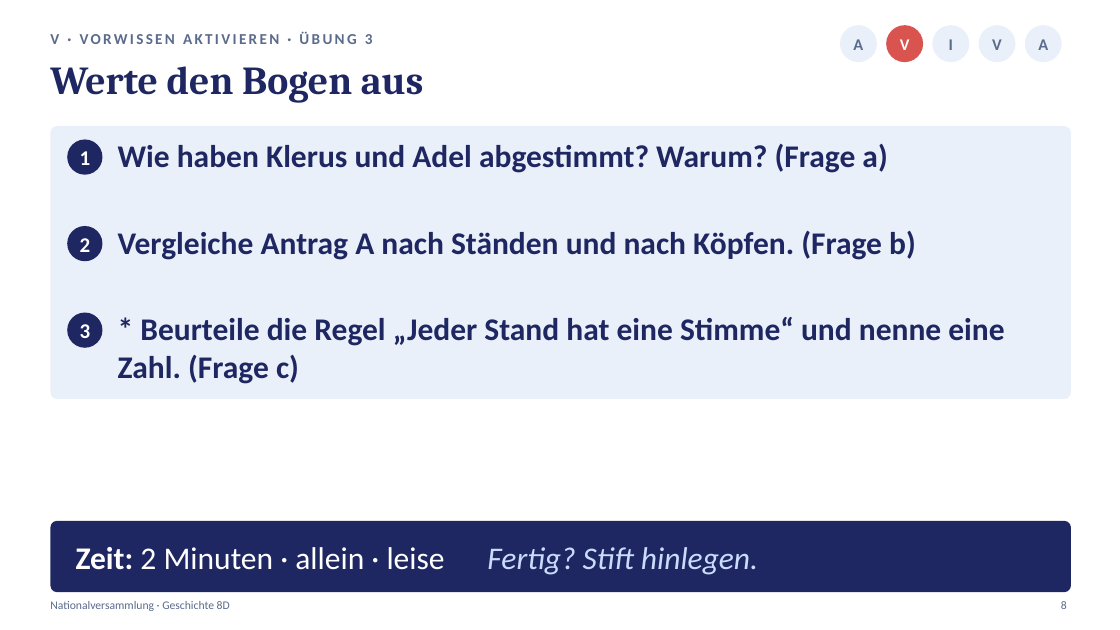
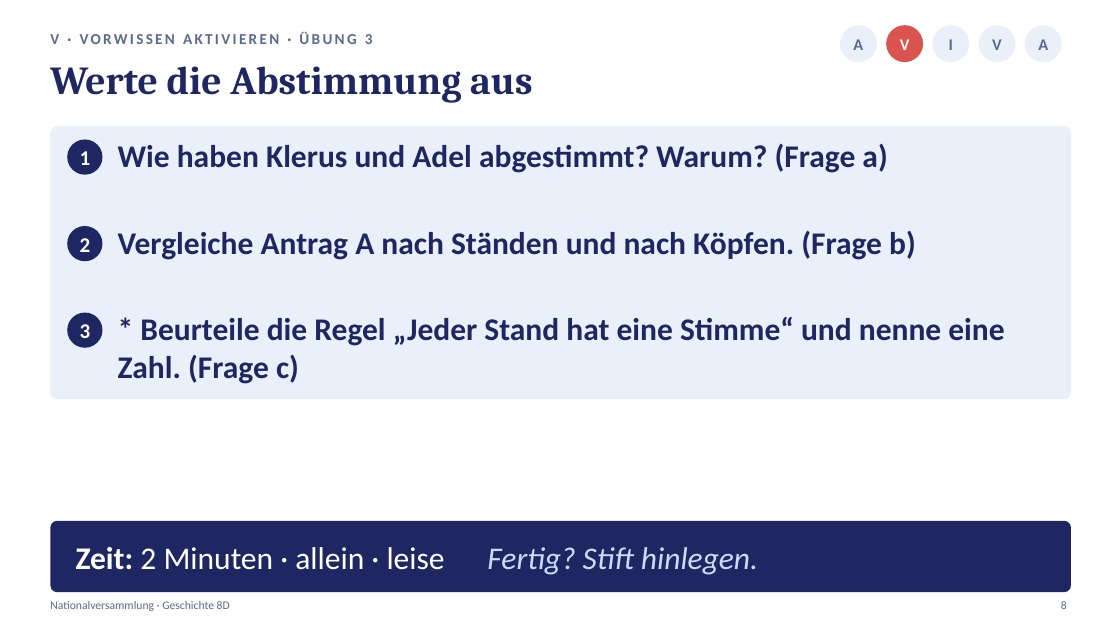
Before and after one commit to golzkonstantin-gif/Schule, a slide deck: slide 8 of Geschichte_8D/Stunde2_Nationalversammlung/Praesentation_Stunde2_Nationalversammlung_8D.pptx. Drawn at 1120x630 pixels with LibreOffice and Linux fonts; fonts in the diff are those of the drawing. Boxes give left, top, right and bottom in pixels: in the first picture for what was removed or moved away, otherwise in the second. Text is boxed around its words. In the diff, an @@ line names an element or a change of style, - is before the commit and + after.

```diff
--- a/Geschichte_8D/Stunde2_Nationalversammlung/Praesentation_Stunde2_Nationalversammlung_8D.pptx
+++ b/Geschichte_8D/Stunde2_Nationalversammlung/Praesentation_Stunde2_Nationalversammlung_8D.pptx
@@ text at bbox=[50, 66, 532, 103]: text changed @@
-Werte den Bogen aus
+Werte die Abstimmung aus
```
Also in this commit, not shown: 2 other slides changed, 15 other files.
